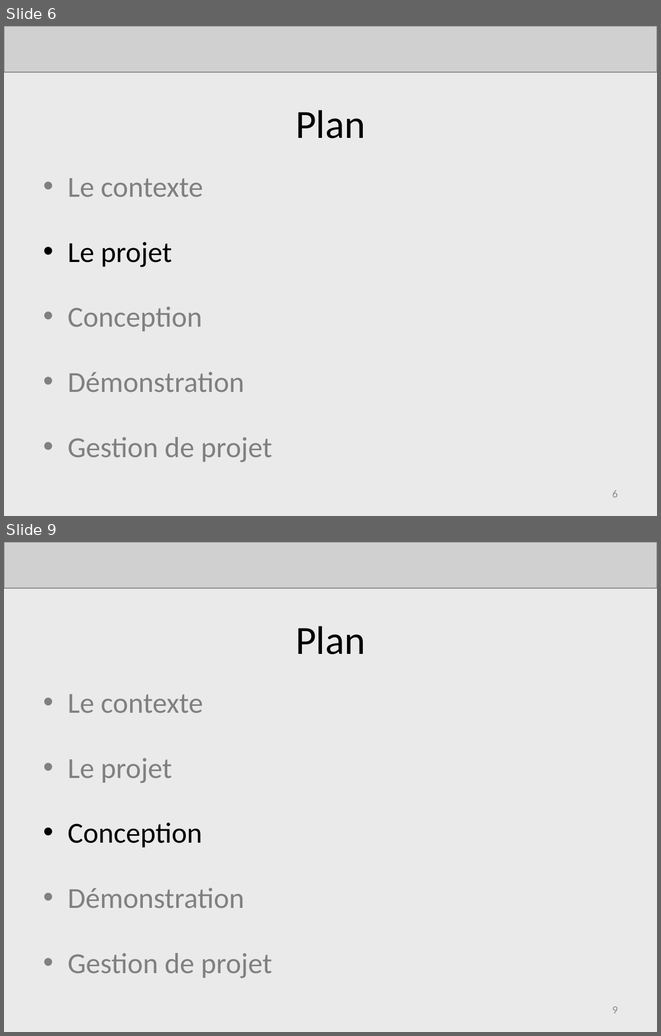
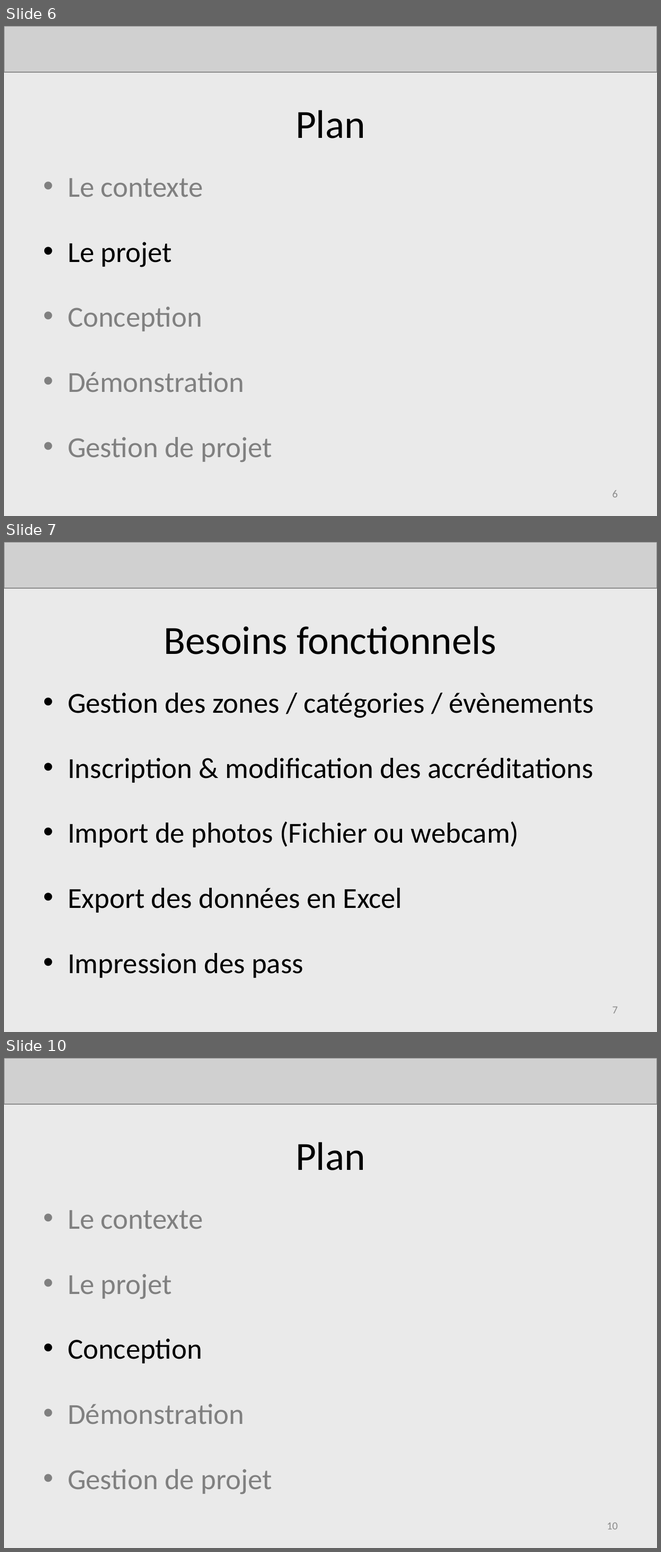
Before and after one commit to AdrienLombard/SimplePass, a slide deck: doc/Présentations/Projet Courchevel - Soutenance finale.pptx. Shown one above the other, each under a label of ours: slides 6 and 9 before the commit, slides 6, 7 and 10 after it; the slides between them are not shown. The pictures are 661x1036 and 661x1552 pixels, drawn with LibreOffice and Linux fonts; fonts in the diff are those of the drawing; grey boxes stand for pictures. Boxes give left, top, right and bottom in pixels: in the first picture for what was removed or moved away, otherwise in the second. Text is boxed around its words. In the diff, an @@ line names an element or a change of style, - is before the commit and + after.

```diff
--- a/doc/Présentations/Projet Courchevel - Soutenance finale.pptx
+++ b/doc/Présentations/Projet Courchevel - Soutenance finale.pptx
@@ slide 7 added at box(4, 542, 657, 1032), background #EAEAEA @@
@@ picture added at box(4, 542, 657, 588) @@
@@ title added at box(164, 626, 496, 654), 44 pt, text #000000 @@
+Besoins fonctionnels
@@ text added at box(68, 693, 594, 978), 32 pt, text #000000 @@
+• Gestion des zones / catégories / évènements
+• Inscription & modification des accréditations
+• Import de photos (Fichier ou webcam)
+• Export des données en Excel
+• Impression des pass
@@ page number added at box(612, 1006, 618, 1013), 12 pt, text #8C8C8C @@
+7
@@ what was slide 9 is now slide 10 @@
@@ page number at box(607, 1522, 618, 1529): text changed @@
-9
+10
```
Also in this commit, not shown: 2 other slides added, 2 slides removed.
